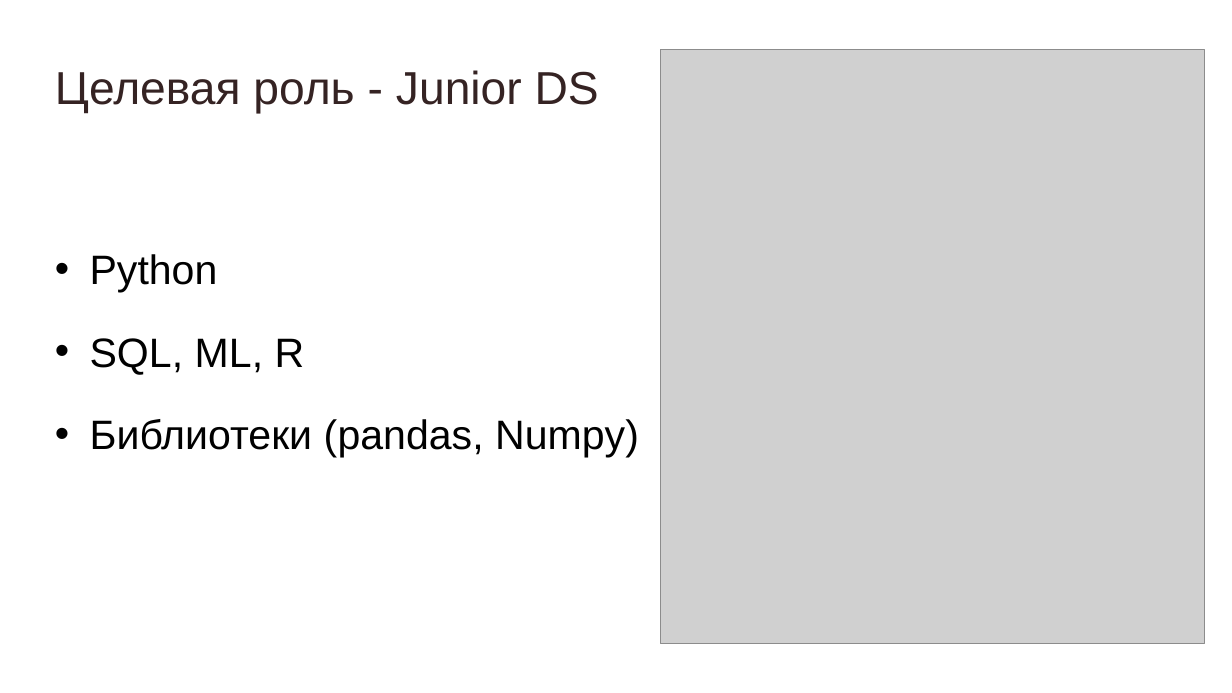
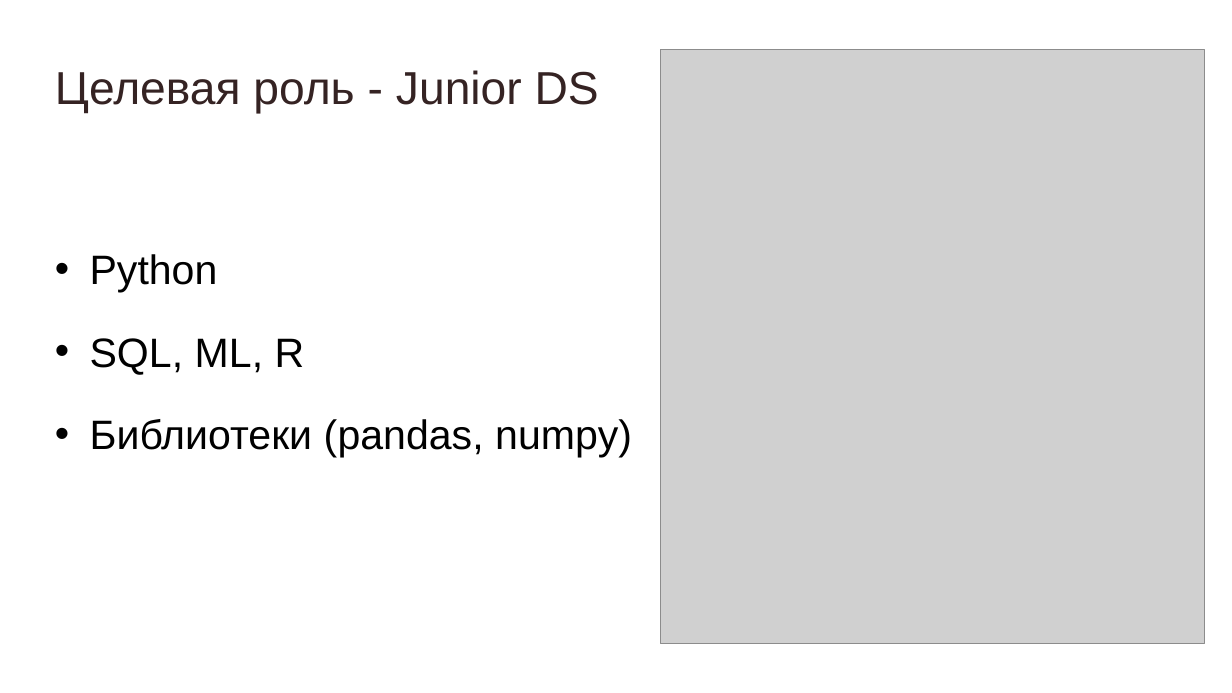
Before and after one commit to udtphase/projectone, a slide deck: slide 3 of DS3_1.pptx. Drawn at 1232x693 pixels with LibreOffice and Linux fonts; fonts in the diff are those of the drawing; grey boxes stand for pictures; background and template pictures are left out. Boxes give left, top, right and bottom in pixels: in the first picture for what was removed or moved away, otherwise in the second. Text is boxed around its words. In the diff, an @@ line names an element or a change of style, - is before the commit and + after.

```diff
--- a/DS3_1.pptx
+++ b/DS3_1.pptx
@@ text at (90,419,632,457): text changed @@
-• Библиотеки (pandas, Numpy)
+• Библиотеки (pandas, numpy)
```
Also in this commit, not shown: 2 other files.
